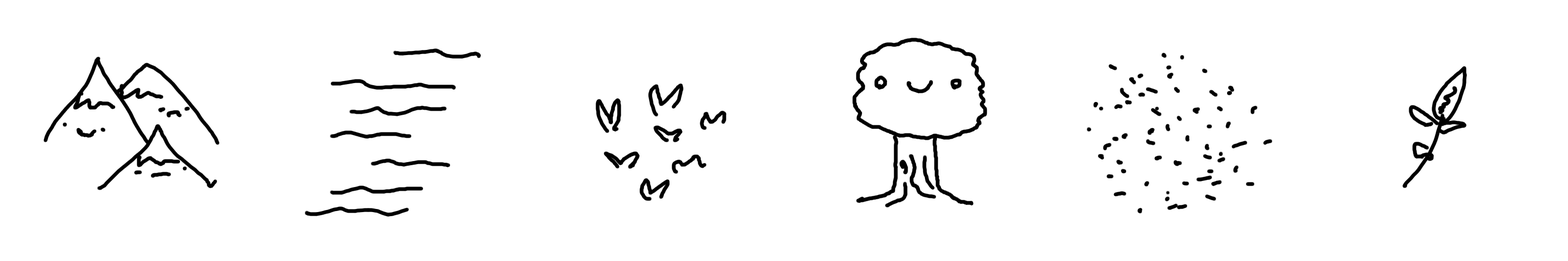
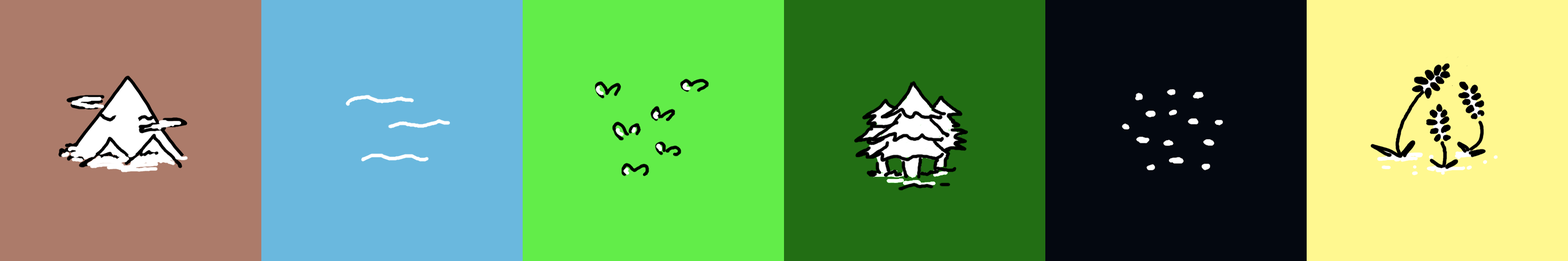
Layered file, before and after one edit (1568x261). Changes by layer:
added layer "Layer #2" above "Layer #3" over [1370, 52, 1486, 170]
added layer "Layer #3" above "Pasted Layer copy #3" over [1377, 71, 1499, 176]
painted on "Pasted Layer copy #3" over [1306, 0, 1568, 261]
painted on "Pasted Layer copy #2" over [1045, 0, 1307, 261]
painted on "Pasted Layer copy #1" over [784, 0, 1046, 261]
painted on "Pasted Layer copy" over [522, 0, 784, 261]
added layer "Layer" above "Pasted Layer" over [345, 94, 451, 162]
painted on "Pasted Layer" over [261, 0, 523, 261]
added layer "Layer #1" above "Background" over [58, 75, 188, 173]
painted on "Background" over [0, 0, 262, 261]
